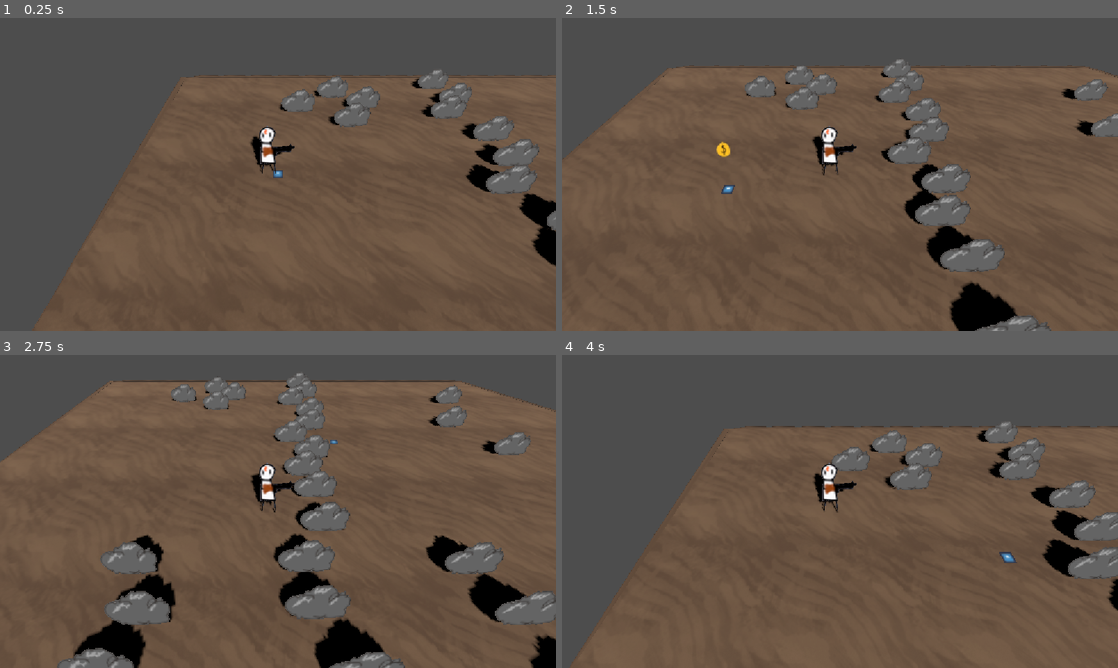
Above: before the commit, frames 1-4 (two rows, left to right).
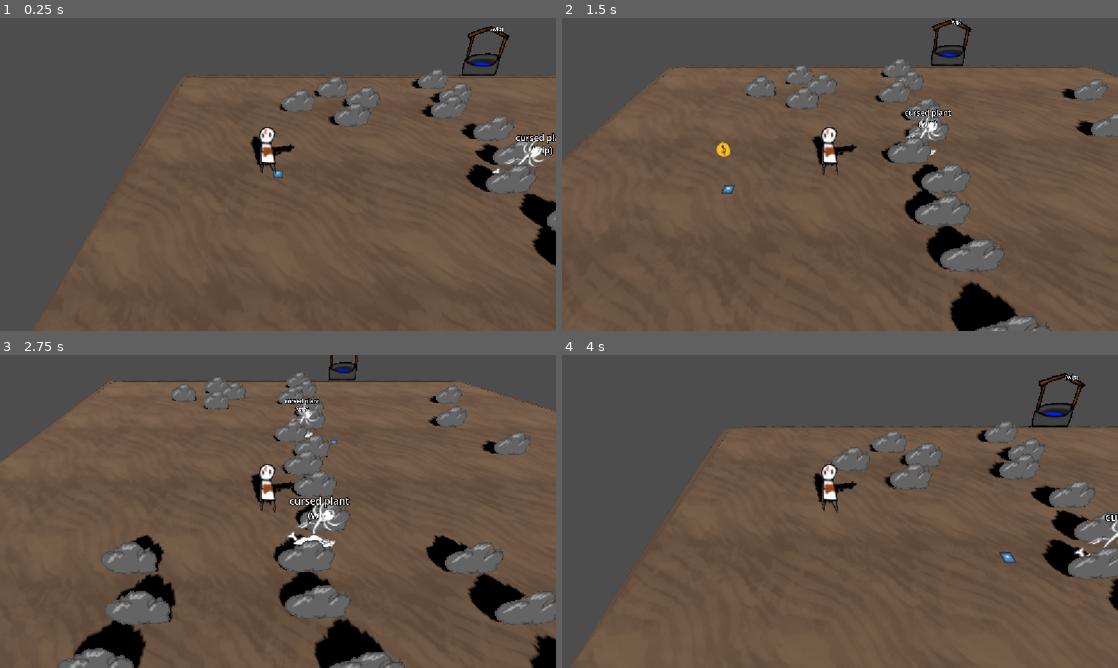
Above: after the commit, the same moments.

Repository: gmuGADIG/DEADSHOT
Game: Godot game, scene res://world/levels/desert_intro/level_desert_intro.tscn
Two runs of this game, one before a commit and one after it. Both use one fixed random seed, a clock stepped at 60 frames per second and the inputs below. This scene is started directly instead of the project's main scene. The engine's default icon, where the game draws it, is replaced by a stand-in: a white triangle on a blue panel in a dark square.
Inputs (mouse positions are in pixels of both pictures, inside the frame that each line leads up to):
- Up to frame 1 (0.25 s): no input
- Up to frame 2 (1.5 s): tap Enter at 0.5 s; move the mouse to (962, 158) at 0.52 s; press the mouse at (962, 158) at 0.53 s; hold D (move_right) 0.53-1.28 s; move the mouse to (728, 190) at 1.27 s; release the mouse at (728, 190) at 1.28 s; hold S (move_down) from 1.28 s (still down); tap E (interact) at 1.35 s
- Up to frame 3 (2.75 s): move the mouse to (333, 442) at 2.02 s; release S (move_down) at 2.03 s; hold D (move_right) from 2.03 s (still down); tap Space (roll) at 2.1 s
- Up to frame 4 (4 s): tap Space (roll) at 2.75 s; move the mouse to (812, 574) at 2.77 s; release D (move_right) at 2.78 s; hold W (move_up) 2.78-3.53 s; right-click (812, 574) at 2.85 s; move the mouse to (1006, 558) at 3.52 s; press the mouse at (1006, 558) at 3.53 s; hold A (move_left) from 3.53 s (still down)

The runs differ from the first frame. In frame 1, 0.8% of the frame differs, in the area x 82-100%, y 2-50%; in frame 2, 0.7%; in frame 3, 1.1%, in the area x 51-65%, y 0-62%; in frame 4, 0.7%.

Commit message:
Update level_desert_intro.tscn
Added Decorations

Diff:
--- a/world/levels/desert_intro/level_desert_intro.tscn
+++ b/world/levels/desert_intro/level_desert_intro.tscn
@@ -1,10 +1,12 @@
-[gd_scene load_steps=7 format=3 uid="uid://bueg0v6pvrthp"]
+[gd_scene load_steps=9 format=3 uid="uid://bueg0v6pvrthp"]
 
 [ext_resource type="PackedScene" uid="uid://bk60c4813t663" path="res://world/levels/level_base.tscn" id="1_ctnal"]
 [ext_resource type="Resource" uid="uid://q24ustx30otu" path="res://world/floor/sand/sand.tres" id="2_7h0w7"]
 [ext_resource type="PackedScene" uid="uid://c8a3ul47e6b2y" path="res://world/interactables/cover/cover_boulder.tscn" id="3_ab4dd"]
 [ext_resource type="PackedScene" uid="uid://rberd5xw8srm" path="res://world/transitions/transition.tscn" id="3_vhe22"]
 [ext_resource type="PackedScene" uid="uid://d3stqami0urg7" path="res://world/npc/test/npc_test.tscn" id="4_3a2at"]
+[ext_resource type="PackedScene" uid="uid://dwe53mhloyir4" path="res://world/decoration/cursed_plant/cursed_plant.tscn" id="6_f6ib5"]
+[ext_resource type="PackedScene" uid="uid://8er7o8byf7v1" path="res://world/decoration/well/well.tscn" id="7_7xwwm"]
 
 [sub_resource type="Curve3D" id="Curve3D_vhe22"]
 _data = {
@@ -145,3 +147,29 @@
 
 [node name="NPCTest" parent="NPCs" index="0" instance=ExtResource("4_3a2at")]
 transform = Transform3D(1, 0, 0, 0, 1, 0, 0, 0, 1, 6.664086, 0, -2.2207124)
+
+[node name="Decorations" type="Node" parent="." index="7"]
+
+[node name="CursedPlant" parent="Decorations" index="0" instance=ExtResource("6_f6ib5")]
+transform = Transform3D(1, 0, 0, 0, 1, 0, 0, 0, 1, -44.840607, 0, 14.135367)
+
+[node name="CursedPlant2" parent="Decorations" index="1" instance=ExtResource("6_f6ib5")]
+transform = Transform3D(1, 0, 0, 0, 1, 0, 0, 0, 1, -21.981382, 0, 14.3921585)
+
+[node name="CursedPlant4" parent="Decorations" index="2" instance=ExtResource("6_f6ib5")]
+transform = Transform3D(1, 0, 0, 0, 1, 0, 0, 0, 1, -1.6024475, 0, -8.19335)
+
+[node name="CursedPlant5" parent="Decorations" index="3" instance=ExtResource("6_f6ib5")]
+transform = Transform3D(1, 0, 0, 0, 1, 0, 0, 0, 1, 14.922581, 0, -8.826532)
+
+[node name="CursedPlant3" parent="Decorations" index="4" instance=ExtResource("6_f6ib5")]
+transform = Transform3D(1, 0, 0, 0, 1, 0, 0, 0, 1, -33.031456, 0, 8.054257)
+
+[node name="CursedPlant6" parent="Decorations" index="5" instance=ExtResource("6_f6ib5")]
+transform = Transform3D(1, 0, 0, 0, 1, 0, 0, 0, 1, -33.031456, 0, 0.3701477)
+
+[node name="Well" parent="Decorations" index="6" instance=ExtResource("7_7xwwm")]
+transform = Transform3D(1, 0, 0, 0, 1, 0, 0, 0, 1, -28.720901, -0.0001033251, -9.577308)
+
+[node name="Well2" parent="Decorations" index="7" instance=ExtResource("7_7xwwm")]
+transform = Transform3D(1, 0, 0, 0, 1, 0, 0, 0, 1, 19.257309, -0.0001033251, 13.802551)
